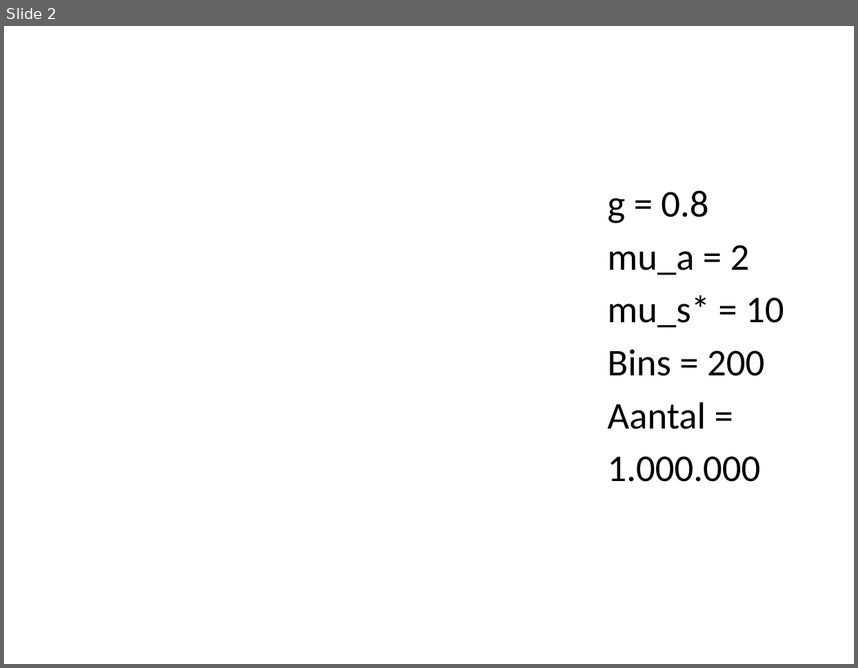
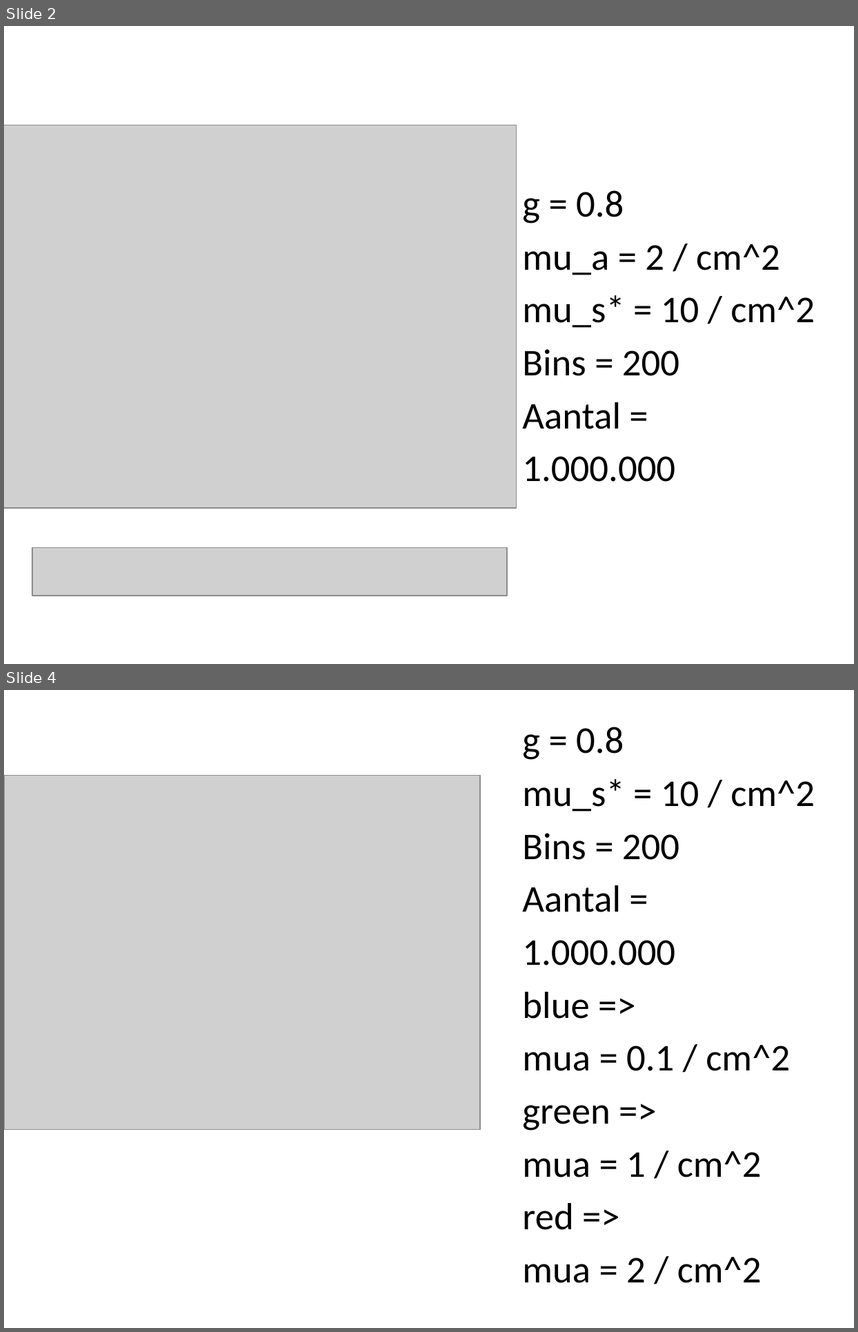
Before and after one commit to nathhje/bachelorproject, a slide deck: voortgang2.pptx. Shown one above the other, each under a label of ours: slide 2 before the commit, slides 2 and 4 after it; the slides between them are not shown. The pictures are 858x668 and 858x1332 pixels, drawn with LibreOffice and Linux fonts; fonts in the diff are those of the drawing; grey boxes stand for pictures. Boxes give left, top, right and bottom in pixels: in the first picture for what was removed or moved away, otherwise in the second. Text is boxed around its words. In the diff, an @@ line names an element or a change of style, - is before the commit and + after.

```diff
--- a/voortgang2.pptx
+++ b/voortgang2.pptx
@@ slide 4 added at (4,690,854,1328), background #FFFFFF @@
@@ text added at (522,727,815,1283), 32 pt, text #000000 @@
+g = 0.8
+mu_s* = 10 / cm^2
+Bins = 200
+Aantal =
+1.000.000
+blue =>
+mua = 0.1 / cm^2
+green =>
+mua = 1 / cm^2
+red =>
+mua = 2 / cm^2
@@ picture added at (4,775,480,1130) @@
@@ slide 2 changed as well @@
@@ picture added at (4,125,517,508) @@
@@ text "g = 0.8": place and size @@
-text "g = 0.8" at (608,190,784,481)
+text "g = 0.8" at (522,190,815,481)
@@ text at (522,244,815,328): text changed @@
-mu_a = 2
-mu_s* = 10
+mu_a = 2 / cm^2
+mu_s* = 10 / cm^2
@@ picture added at (32,547,506,595) @@
```
Also in this commit, not shown: 1 other slide changed, 5 other slides added, 24 other files.
